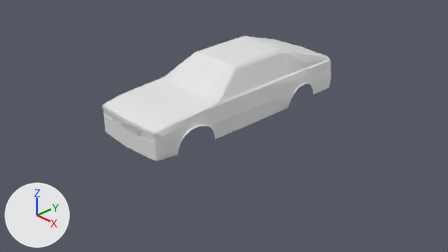
A saved change to the Blender file audi.blend.
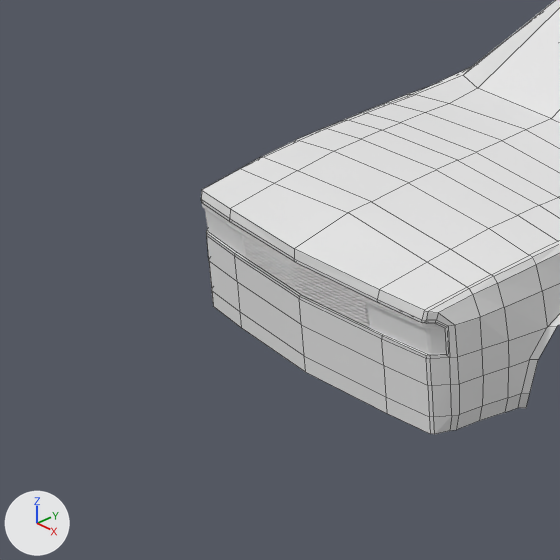
Each version is shown from the file's camera 'Camera', then close up on the part from 12% to 41% of the width and 24% to 75% of the height. The axes (+X, +Y, +Z) are drawn at lower left. The lights are the same throughout. The close-ups show mesh edges as thin lines.

Script lines for the objects in view, before the commit:
```python
me_cube = bpy.data.meshes.new('Cube')
me_cube.from_pydata(...)  # 282 vertices, 235 faces; spans x 0.0..0.85, y -2.12..2.03, z 0.29..1.32
me_cube.materials.append(mat_material)  # white #e7e7e7
me_cube_002 = bpy.data.meshes.new('Cube.002')
me_cube_002.from_pydata(...)  # 212 vertices, 169 faces; spans x 0.0..0.724, y -2.114..-1.994, z 0.599..0.737
me_cube_002.materials.append(mat_material)  # white #e7e7e7
me_cube_003 = bpy.data.meshes.new('Cube.003')
me_cube_003.from_pydata(...)  # 56 vertices, 35 faces; spans x 0.378..0.707, y -2.079..-2.016, z 0.599..0.696
me_cube_003.materials.append(mat_material)  # white #e7e7e7
ob_air_vent = bpy.data.objects.new('air vent', me_cube_002)
ob_air_vent.location = (0.0, 0.0, 0.0)
_m = ob_air_vent.modifiers.new('Mirror', 'MIRROR')
ob_body = bpy.data.objects.new('body', me_cube)
ob_body.location = (0.0, 0.0, 0.0)
_m = ob_body.modifiers.new('Mirror', 'MIRROR')
ob_headlight = bpy.data.objects.new('headlight', me_cube_003)
ob_headlight.location = (0.0, 0.0, 0.0)
_m = ob_headlight.modifiers.new('Mirror', 'MIRROR')
```
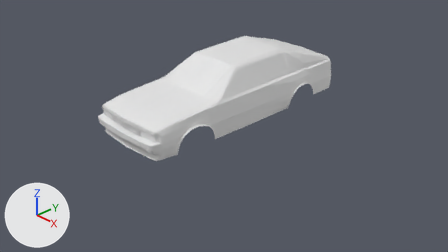
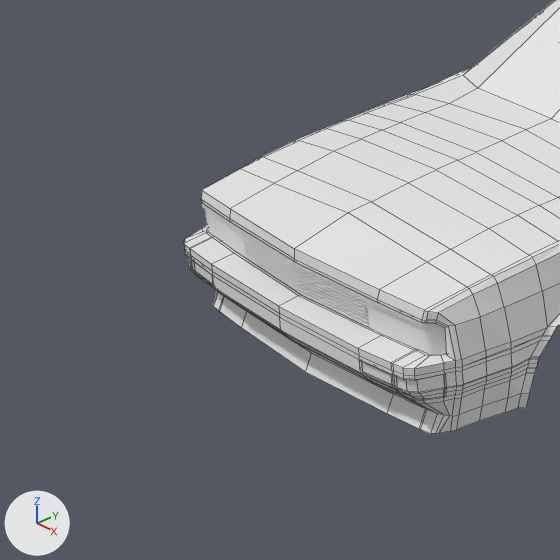
Pixel boxes [x1, y1, x2, y2] of what changed, in the close-ups (560 x 560 px):
```json
{"object": "body", "change": "reshaped", "before": [201, 0, 560, 434], "after": [184, 0, 560, 434]}
{"part": 1, "of": "me_cube", "change": "built on", "before": [206, 233, 547, 434], "after": [184, 225, 556, 434]}
```

The change, as JSON lines over the scene's bpy script:
```json
{"block": "me_cube", "where": "# used by ob_body; location = (0.0, 0.0, 0.0)"}
{"op": "remove", "block": "me_cube", "code": "me_cube.from_pydata(...)  # 282 vertices, 235 faces; spans x 0.0..0.85, y -2.12..2.03, z 0.29..1.32"}
{"op": "add", "block": "me_cube", "code": "me_cube.from_pydata(...)  # 434 vertices, 378 faces; spans x 0.0..0.85, y -2.2..2.03, z 0.29..1.32"}
{"block": "me_cube", "change": "me_cube part 1: 14 vertices moved from x 0.0..0.77, y -2.11..-1.77, z 0.35..0.59 to x 0.0..0.79, y -2.2..-1.77, z 0.35..0.59; 7 vertices removed from x 0.0..0.77, y -2.11..-1.77, z 0.29..0.48; 159 vertices added at x 0.0..0.85, y -2.2..0.92, z 0.29..0.6"}
```
